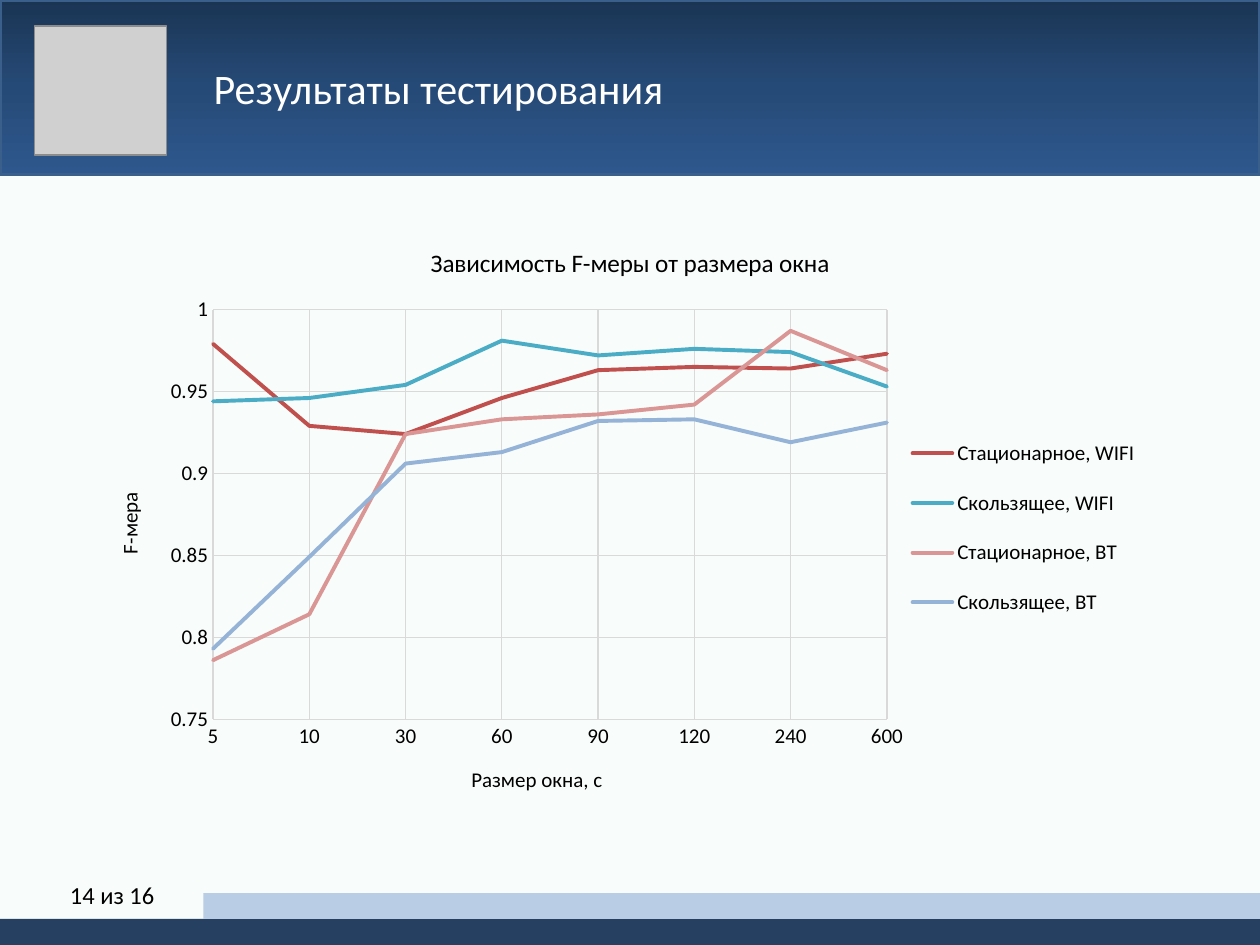
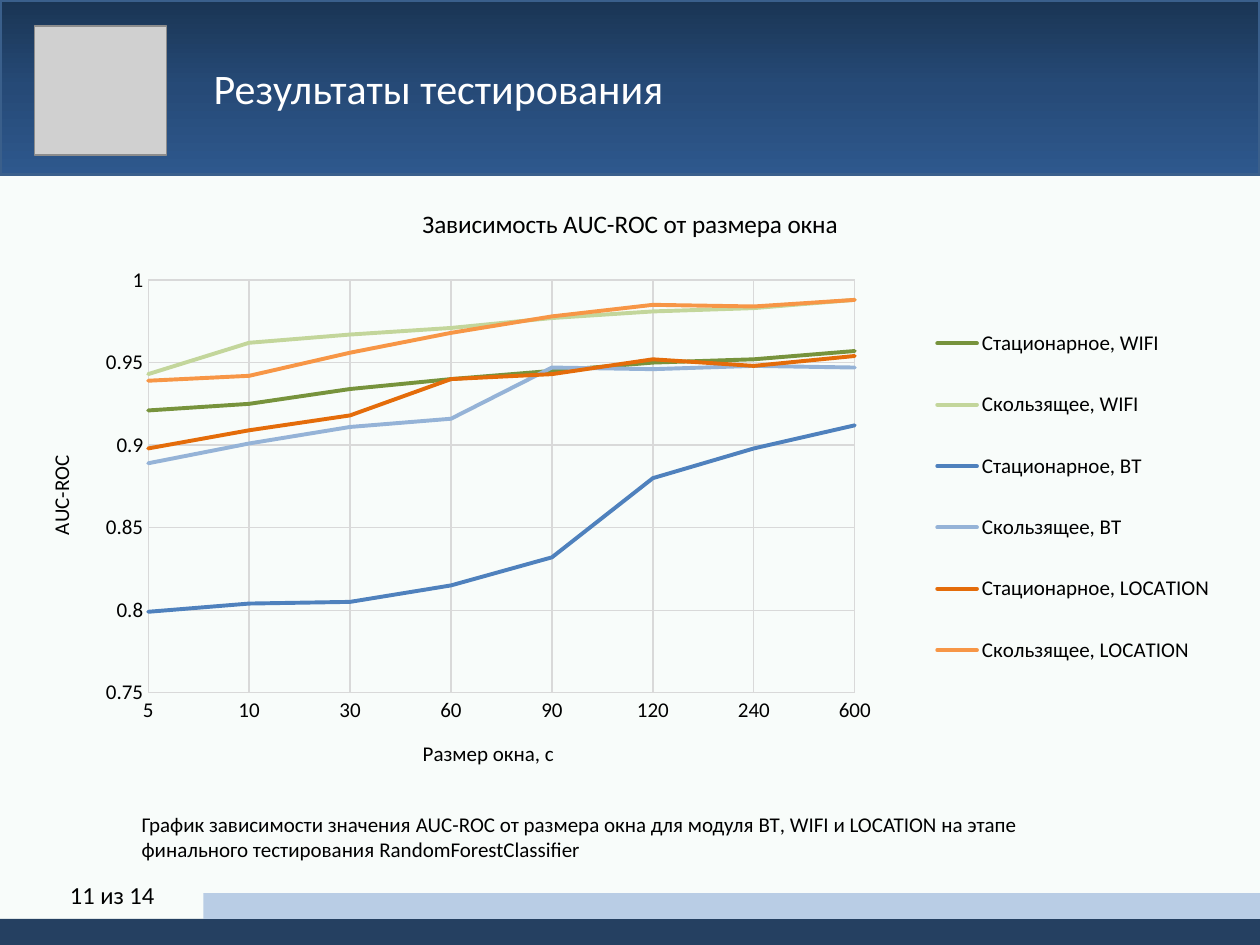
Before and after one commit to yerseg/bachelor_thesis, a slide deck: slide 11 of thesis_presentation.pptx (slide 14 before the commit). Drawn at 1260x945 pixels with LibreOffice and Linux fonts; fonts in the diff are those of the drawing; grey boxes stand for pictures. Boxes give left, top, right and bottom in pixels: in the first picture for what was removed or moved away, otherwise in the second. Text is boxed around its words. In the diff, an @@ line names an element or a change of style, - is before the commit and + after.

Commit message:
upd

```diff
--- a/thesis_presentation.pptx
+++ b/thesis_presentation.pptx
@@ line chart at <box>0,184,1260,805</box> @@
@@ title "Зависимость F-меры от размера окна " to "Зависимость AUC-ROC от размера окна " @@
-Стационарное, WIFI: 0.979, 0.929, 0.924, 0.946, 0.963, 0.965, 0.964, 0.973
+Стационарное, WIFI: 0.921, 0.925, 0.934, 0.94, 0.945, 0.95, 0.952, 0.957
@@ colour of Стационарное, WIFI #C0504D to #77933C @@
-Скользящее, WIFI: 0.944, 0.946, 0.954, 0.981, 0.972, 0.976, 0.974, 0.953
+Скользящее, WIFI: 0.943, 0.962, 0.967, 0.971, 0.977, 0.981, 0.983, 0.988
@@ colour of Скользящее, WIFI #4BACC6 to #C3D69B @@
-Стационарное, BT: 0.786, 0.814, 0.924, 0.933, 0.936, 0.942, 0.987, 0.963
+Стационарное, BT: 0.799, 0.804, 0.805, 0.815, 0.832, 0.88, 0.898, 0.912
@@ colour of Стационарное, BT #D99694 to #4F81BD @@
-Скользящее, BT: 0.793, 0.849, 0.906, 0.913, 0.932, 0.933, 0.919, 0.931
+Скользящее, BT: 0.889, 0.901, 0.911, 0.916, 0.947, 0.946, 0.948, 0.947
+Стационарное, LOCATION: 0.898, 0.909, 0.918, 0.94, 0.943, 0.952, 0.948, 0.954
+Скользящее, LOCATION: 0.939, 0.942, 0.956, 0.968, 0.978, 0.985, 0.984, 0.988
@@ value axis title "F-мера " to "AUC-ROC " @@
@@ plot area changed @@
@@ line chart: place and size @@
-line chart at <box>89,224,1171,820</box>
+line chart at <box>0,184,1260,805</box>
@@ text added at <box>142,817,1016,861</box>, 12 pt, text #000000 @@
+График зависимости значения AUC-ROC от размера окна для модуля BT, WIFI и LOCATION на этапе финального тестирования RandomForestClassifier
@@ page number at <box>70,888,154,904</box>: text changed @@
-14 из 16
+11 из 14
```
Also in this commit, not shown: 8 other slides changed, 2 slides added, 4 slides removed.
